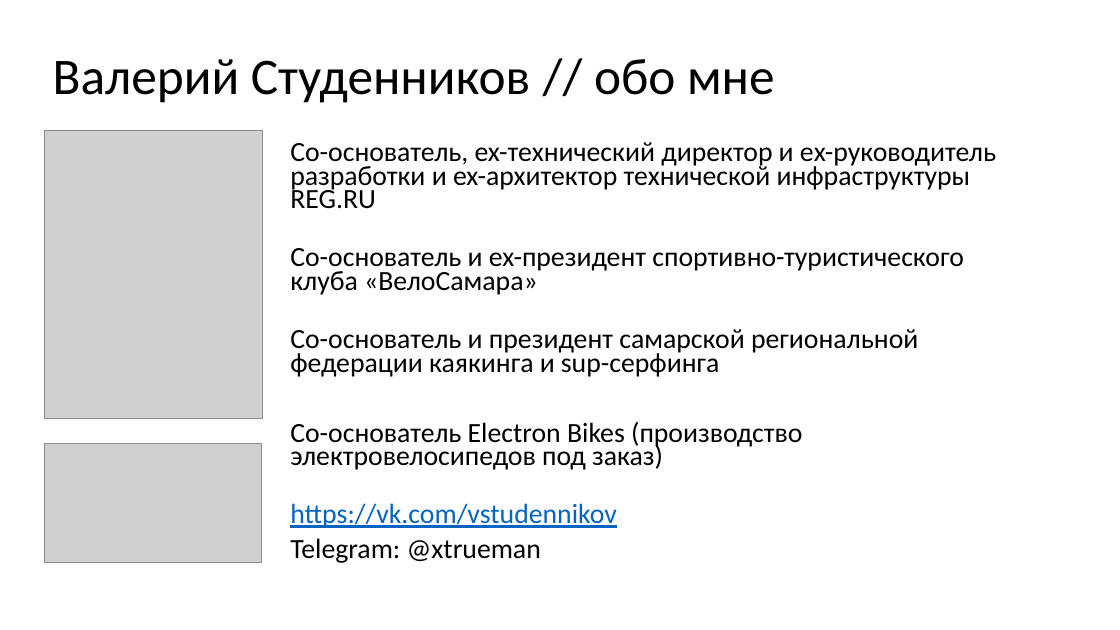
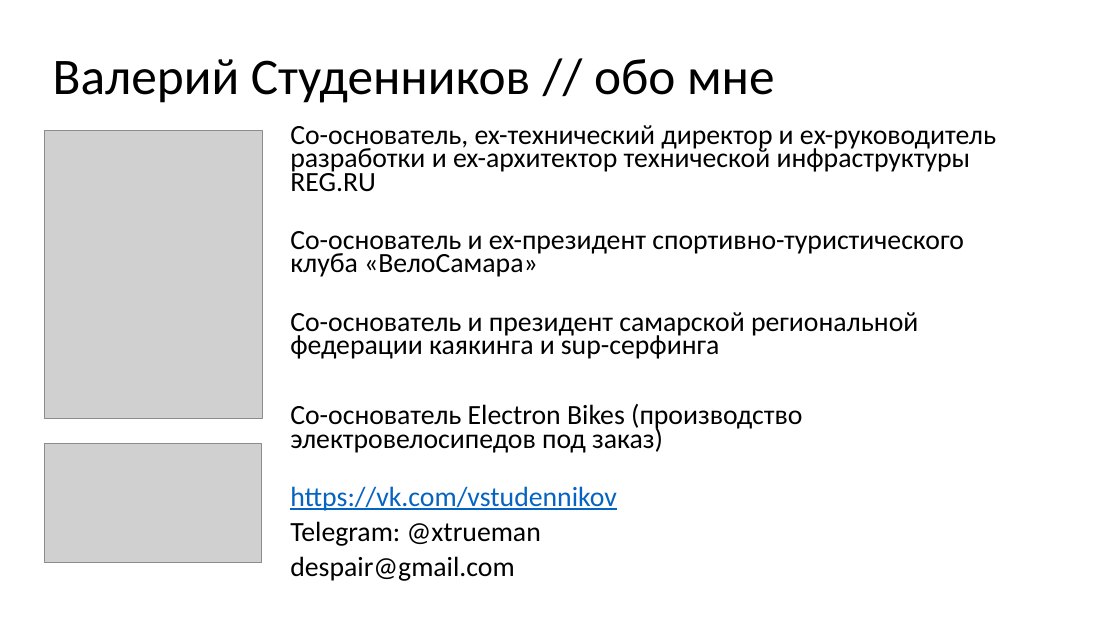
Before and after one commit to xtrueman/soft_dev_mgmt_course, a slide deck: slide 2 of slides/01-SCRUM.pptx. Drawn at 1120x630 pixels with LibreOffice and Linux fonts; fonts in the diff are those of the drawing; grey boxes stand for pictures. Boxes give left, top, right and bottom in pixels: in the first picture for what was removed or moved away, otherwise in the second. Text is boxed around its words. In the diff, an @@ line names an element or a change of style, - is before the commit and + after.

```diff
--- a/slides/01-SCRUM.pptx
+++ b/slides/01-SCRUM.pptx
@@ text "Со-основатель, ex-технический директор и ex-руководитель ...": place and size @@
-text "Со-основатель, ex-технический директор и ex-руководитель ..." at (290,142,996,563)
+text "Со-основатель, ex-технический директор и ex-руководитель ..." at (290,125,996,581)
@@ text at (290,556,514,581): paragraph added @@
+despair@gmail.com
```
Also in this commit, not shown: 1 other slide changed, 3 slides added, 7 other files.
